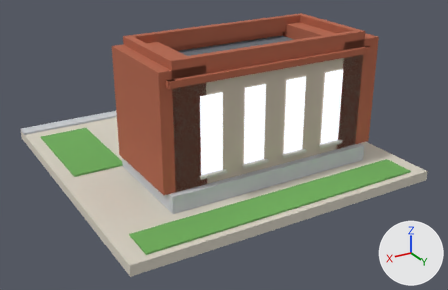
The glTF model public/models/v2/28_lod1.glb: old version first, new version second.
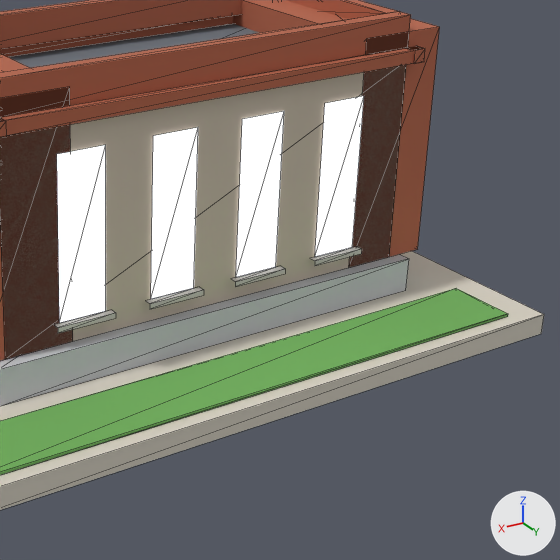
Each version is shown whole from a camera (50 mm lens) standing at (0.907, 1.608, 0.836) and looking at (-0.01, 0.079, 0.072), then close up on the part from 39% to 97% of the width and 8% to 99% of the height. The lights are fixed; the arrows at lower right show +X, +Y and +Z. The last two pictures show the newer version. The close-ups show mesh edges as thin lines. Vertices at exactly the same position are counted once.

Objects in the first close-up: 'b28_v2_lod1'.
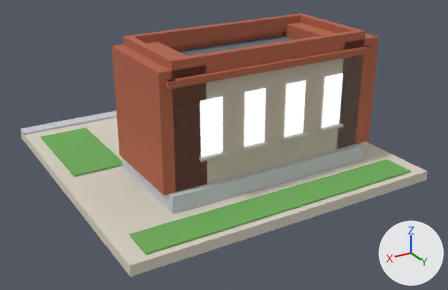
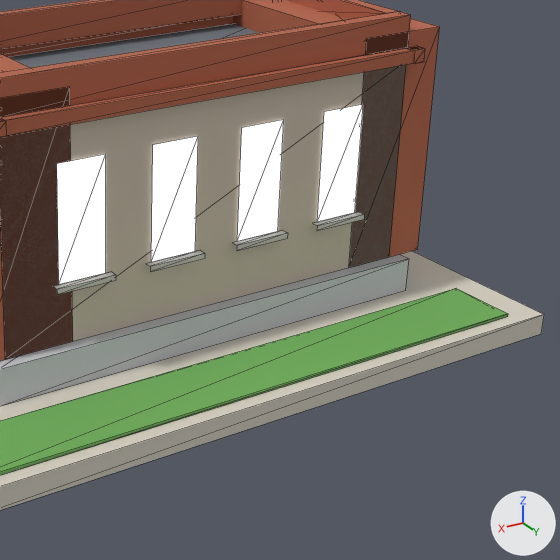
What changed in the scene script:
```text
Change me_b28_v2_lod1:
    where me_b28_v2_lod1.from_pydata(...)  # 236 vertices, 252 faces; spans x -0.48..0.48, y -0.48..0.48, z 0.0..0.433
    used by ob_b28_v2_lod1; location = (0.0, 0.0, 0.0)
    before: 156 (-0.208, 0.303, 0.112) at pixel (314, 257), 157 (-0.275, 0.303, 0.112) at pixel (352, 247), 158 (-0.275, 0.303, 0.332) at pixel (364, 95), 159 (-0.208, 0.303, 0.332) at pixel (324, 103), 160 (-0.074, 0.303, 0.112) at pixel (235, 277)
    before: 161 (-0.141, 0.303, 0.112) at pixel (275, 267), 162 (-0.141, 0.303, 0.332) at pixel (284, 111), 163 (-0.074, 0.303, 0.332) at pixel (242, 119), 164 (0.061, 0.303, 0.112) at pixel (150, 299), 165 (-0.006, 0.303, 0.112) at pixel (193, 288)
    before: 166 (-0.006, 0.303, 0.332) at pixel (198, 127), 167 (0.061, 0.303, 0.332) at pixel (153, 135), 168 (0.195, 0.303, 0.112) at pixel (59, 323), 169 (0.128, 0.303, 0.112) at pixel (105, 311), 170 (0.128, 0.303, 0.332) at pixel (105, 144)
    before: 171 (0.195, 0.303, 0.332) at pixel (56, 154)
    me_b28_v2_lod1 part 1: the loose piece of 6 vertices spanning x -0.284..-0.2, y 0.303..0.313, z 0.104..0.112 is moved by (0.0, 0.0, 0.052)
    me_b28_v2_lod1 part 2: the loose piece of 6 vertices spanning x -0.149..-0.065, y 0.303..0.313, z 0.104..0.112 is moved by (0.0, 0.0, 0.052)
    me_b28_v2_lod1 part 3: the loose piece of 6 vertices spanning x -0.015..0.069, y 0.303..0.313, z 0.104..0.112 is moved by (0.0, 0.0, 0.052)
    me_b28_v2_lod1 part 4: the loose piece of 6 vertices spanning x 0.12..0.204, y 0.303..0.313, z 0.104..0.112 is moved by (0.0, 0.0, 0.052)
    me_b28_v2_lod1 part 5
    add for i in [158, 159, 162, 163, 166, 167, 170, 171]: me_b28_v2_lod1.vertices[i].co += Vector((0.0, 0.0, -0.012))
    add for i in [156, 157, 160, 161, 164, 165, 168, 169]: me_b28_v2_lod1.vertices[i].co += Vector((0.0, 0.0, 0.052))
```

What differs and where, as boxes (x1, y1, x2, y2) in the close-ups (560 x 560 px; the box of a moved part takes in the faces that stretch with it):
part 1 of me_b28_v2_lod1, moved or reshaped
    before: (310, 246, 362, 266)
    after: (313, 212, 364, 231)
part 2 of me_b28_v2_lod1, moved or reshaped
    before: (232, 266, 285, 287)
    after: (233, 230, 287, 250)
part 3 of me_b28_v2_lod1, moved or reshaped
    before: (146, 287, 204, 309)
    after: (146, 251, 205, 272)
part 4 of me_b28_v2_lod1, moved or reshaped
    before: (54, 310, 116, 333)
    after: (53, 272, 116, 295)
part 5 of me_b28_v2_lod1, moved or reshaped
    before: (57, 96, 364, 323)
    after: (57, 104, 363, 285)
